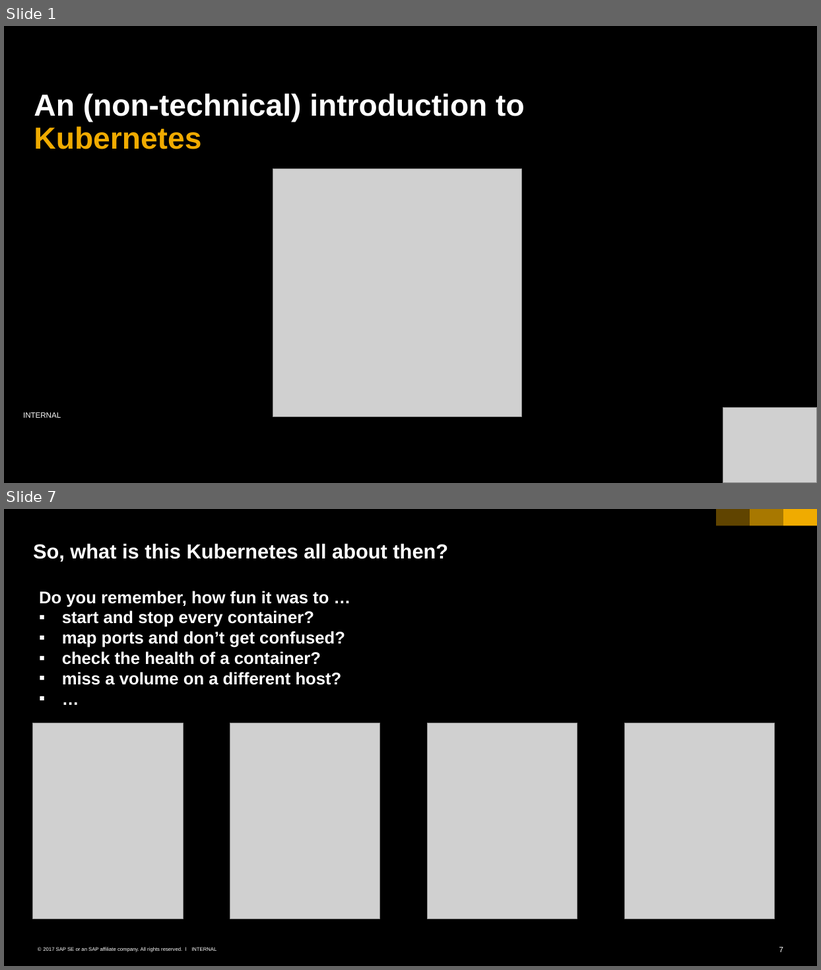
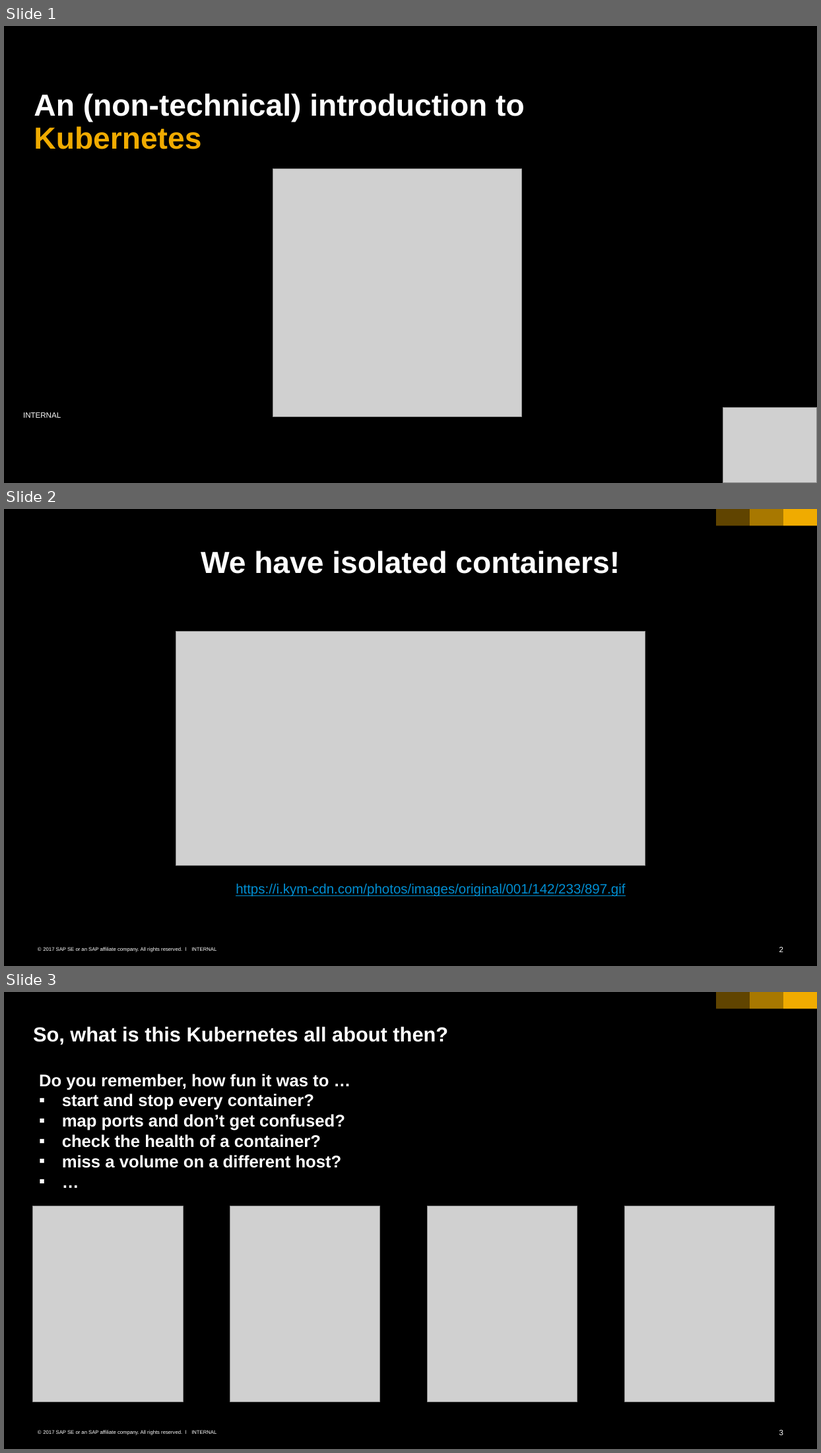
Before and after one commit to cuijiyao01/docker-k8s-training, a slide deck: kubernetes/00_intro.pptx. Shown one above the other, each under a label of ours: slides 1 and 7 before the commit, slides 1, 2 and 3 after it; the slides between them are not shown. The pictures are 821x970 and 821x1453 pixels, drawn with LibreOffice and Linux fonts; fonts in the diff are those of the drawing; grey boxes stand for pictures; background and template pictures are left out. Boxes give left, top, right and bottom in pixels: in the first picture for what was removed or moved away, otherwise in the second. Text is boxed around its words. In the diff, an @@ line names an element or a change of style, - is before the commit and + after.

```diff
--- a/kubernetes/00_intro.pptx
+++ b/kubernetes/00_intro.pptx
@@ slide 2 added at (x1=4, y1=509, x2=817, y2=966), background #000000; not listed: 6 template elements that a slide beside it also shows @@
@@ title added at (x1=201, y1=551, x2=620, y2=574), 36 pt, text #FFFFFF, bold @@
+We have isolated containers!
@@ picture added at (x1=176, y1=631, x2=646, y2=865) @@
@@ text added at (x1=236, y1=884, x2=625, y2=897), 16 pt, text #008FD3, underline @@
+https://i.kym-cdn.com/photos/images/original/001/142/233/897.gif
@@ what was slide 7 is now slide 3 @@
@@ page number at (x1=780, y1=1430, x2=783, y2=1436): text changed @@
-7
+3
```
Also in this commit, not shown: 5 slides removed, 1 other file.
